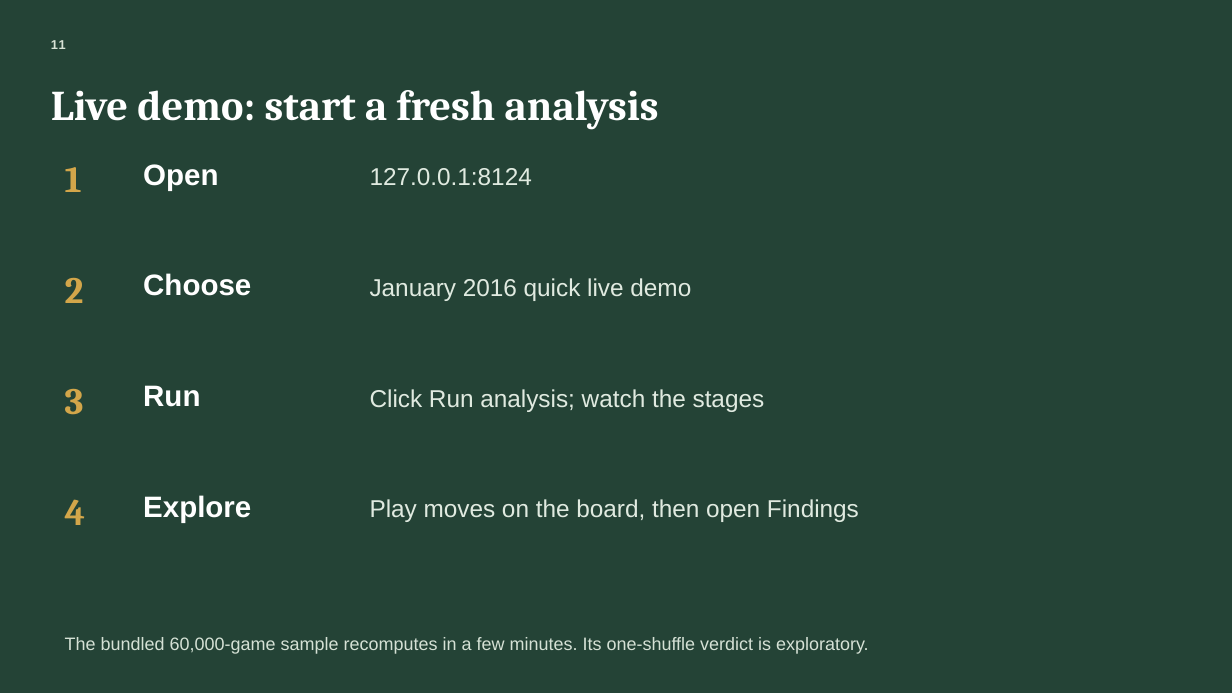
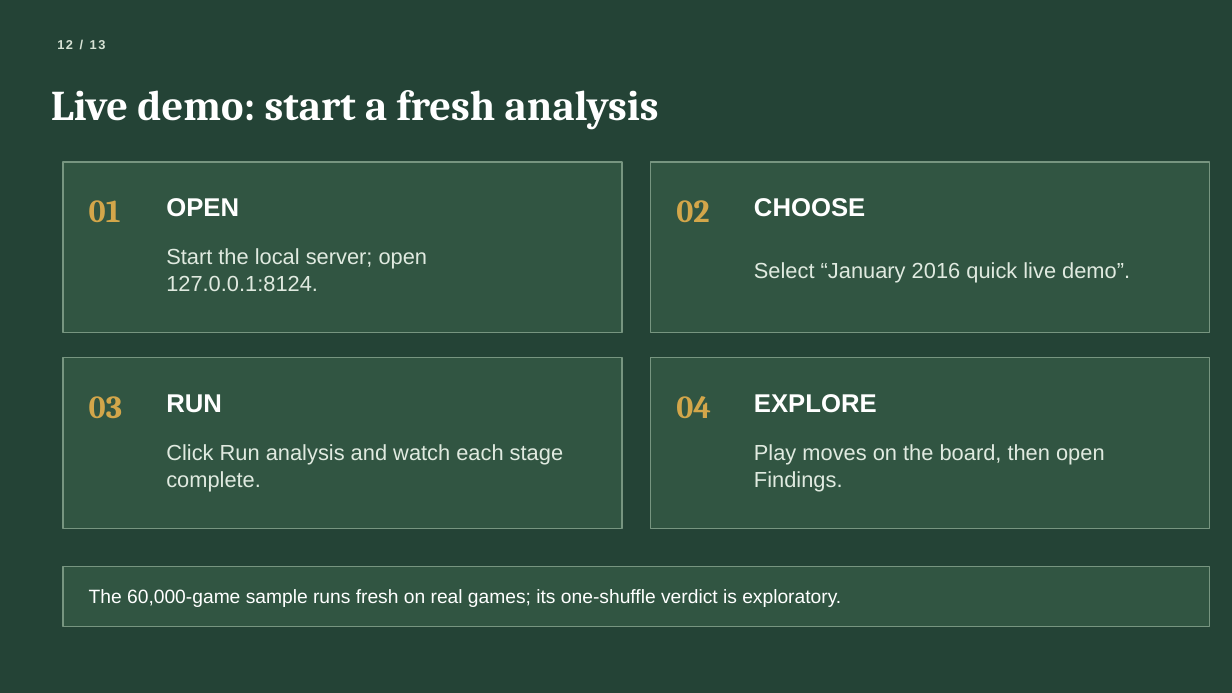
Before and after one commit to BlackBeanEagles/sna, a slide deck: slide 12 of docs/Chess_Opening_Contagion_Presentation.pptx. Drawn at 1232x693 pixels with LibreOffice and Linux fonts; fonts in the diff are those of the drawing. Boxes give left, top, right and bottom in pixels: in the first picture for what was removed or moved away, otherwise in the second. Text is boxed around its words. In the diff, an @@ line names an element or a change of style, - is before the commit and + after.

```diff
--- a/docs/Chess_Opening_Contagion_Presentation.pptx
+++ b/docs/Chess_Opening_Contagion_Presentation.pptx
@@ text at [57, 40, 106, 49]: text changed @@
-11
+12 / 13
@@ rectangle added at [63, 162, 622, 333], fill #315542, outline #779580 1.25 pt @@
@@ text removed at [65, 167, 82, 192] @@
-1
@@ rectangle added at [651, 162, 1210, 333], fill #315542, outline #779580 1.25 pt @@
@@ text added at [89, 200, 121, 222], 25 pt, text #D3A64A, bold @@
+01
@@ text at [166, 198, 239, 217]: text changed; size 23 to 20 pt @@
-Open
+OPEN
@@ text added at [676, 200, 709, 222], 25 pt, text #D3A64A, bold @@
+02
@@ text at [754, 198, 865, 217]: text changed; size 23 to 20 pt @@
-Choose
+CHOOSE
@@ text at [166, 248, 428, 291]: text changed; size 19 to 17 pt @@
-127.0.0.1:8124
+Start the local server; open 127.0.0.1:8124.
@@ text at [754, 262, 1130, 282]: text changed; size 19 to 17 pt @@
-January 2016 quick live demo
+Select “January 2016 quick live demo”.
@@ text removed at [65, 278, 84, 303] @@
-2
@@ rectangle added at [63, 358, 622, 529], fill #315542, outline #779580 1.25 pt @@
@@ rectangle added at [651, 358, 1210, 529], fill #315542, outline #779580 1.25 pt @@
@@ text removed at [65, 389, 84, 415] @@
-3
@@ text removed at [370, 389, 765, 412] @@
-Click Run analysis; watch the stages
@@ text at [89, 396, 122, 418]: text changed; size 29 to 25 pt @@
-4
+03
@@ text at [166, 394, 222, 413]: text changed; size 23 to 20 pt @@
-Run
+RUN
@@ text added at [676, 396, 711, 418], 25 pt, text #D3A64A, bold @@
+04
@@ text at [754, 394, 877, 413]: text changed; size 23 to 20 pt @@
-Explore
+EXPLORE
@@ text added at [166, 444, 563, 491], 17 pt, text #E0EAE0 @@
+Click Run analysis and watch each stage complete.
@@ text at [754, 444, 1105, 491]: text changed; size 19 to 17 pt @@
-Play moves on the board, then open Findings
+Play moves on the board, then open Findings.
@@ rectangle added at [63, 567, 1210, 627], fill #315542, outline #779580 1.25 pt @@
@@ text at [89, 589, 841, 607]: text changed; size 14 to 15 pt; text colour #D5E1D5 to #FFFFFF @@
-The bundled 60,000-game sample recomputes in a few minutes. Its one-shuffle verdict is exploratory.
+The 60,000-game sample runs fresh on real games; its one-shuffle verdict is exploratory.
```
Also in this commit, not shown: 11 other slides changed, 1 other file.
